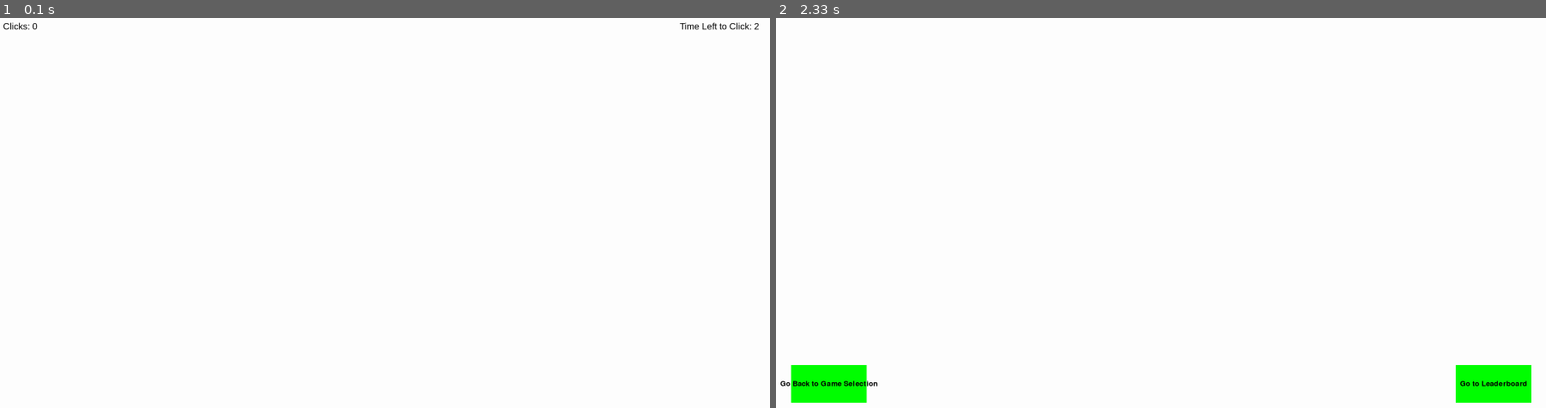
Above: before the commit, frames 1-2 (left to right).
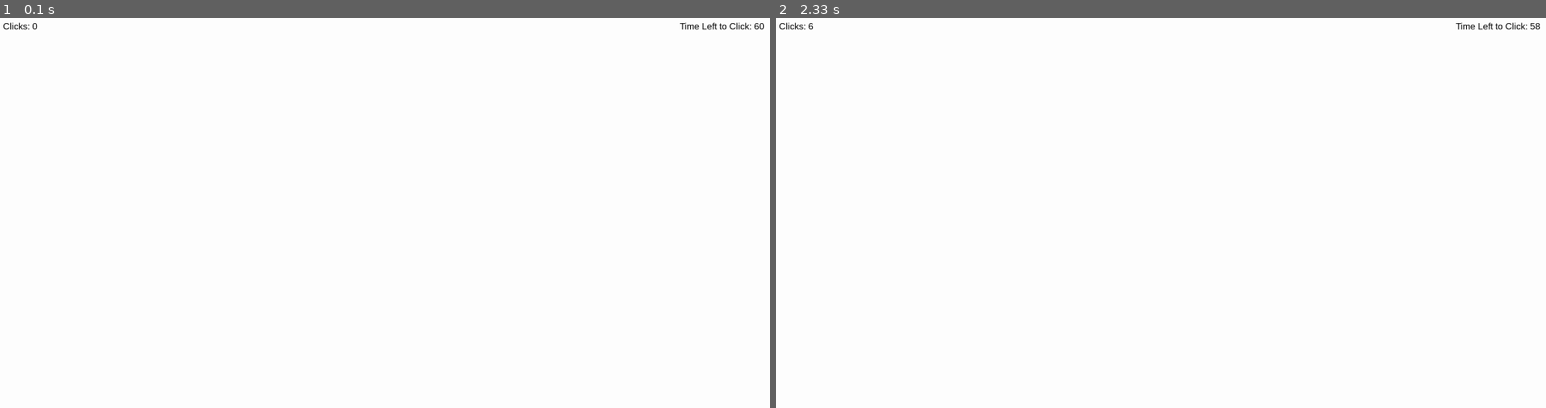
Above: after the commit, the same moments.

Repository: Parryhip/Final-Project-Pygame
Game: pygame game, started from cpm.py
The game is run twice, just before and just after one commit, with the same random seed, the same clock (stepped at 60 frames per second) and the same inputs.
Inputs (mouse positions are in pixels of both pictures, inside the frame that each line leads up to):
- Up to frame 1 (0.1 s): no input
- Up to frame 2 (2.33 s): click (1161, 224) at 0.38 s; click (1168, 252) at 0.72 s; click (922, 162) at 1.05 s; click (1445, 372) at 1.38 s; click (1176, 84) at 1.72 s; click (1130, 333) at 2.05 s

The runs differ from the first frame. In frame 1, less than 0.1% of the frame differs, in the area x 97-100%, y 1-4%; in frame 2, 2.1%, in the area x 0-100%, y 1-99%.

Commit message:
fixed view

Diff:
--- a/cpm.py
+++ b/cpm.py
@@ -34,7 +34,7 @@
     font = pygame.font.SysFont('Arial', 30)
 
     #variable for tracking time in seconds
-    seconds_left = 2
+    seconds_left = 60
 
     #variables for clicks
     clicks = 0
@@ -86,7 +86,7 @@
 
     #initilaizing buttons and add them to the list of all buttons
     cpmleaderboardbutton = Button(2250, 1150, 250, 125, "Go to Leaderboard", "green", "blue")
-    go_back_to_main_screen = Button(50, 1150, 250, 125, "Go Back to Game Selection", "green", "blue")
+    go_back_to_main_screen = Button(50, 1150, 250, 125, "Game Selection", "green", "blue")
     cpm_buttons.append(cpmleaderboardbutton)
     cpm_buttons.append(go_back_to_main_screen)
 
